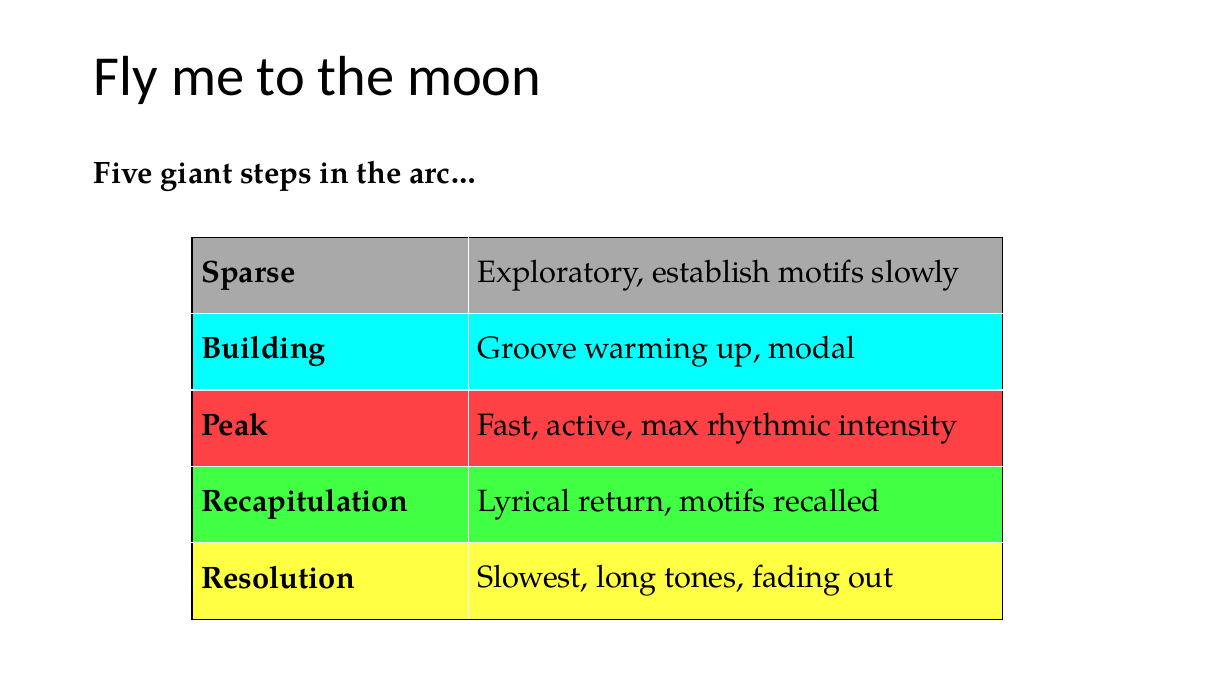
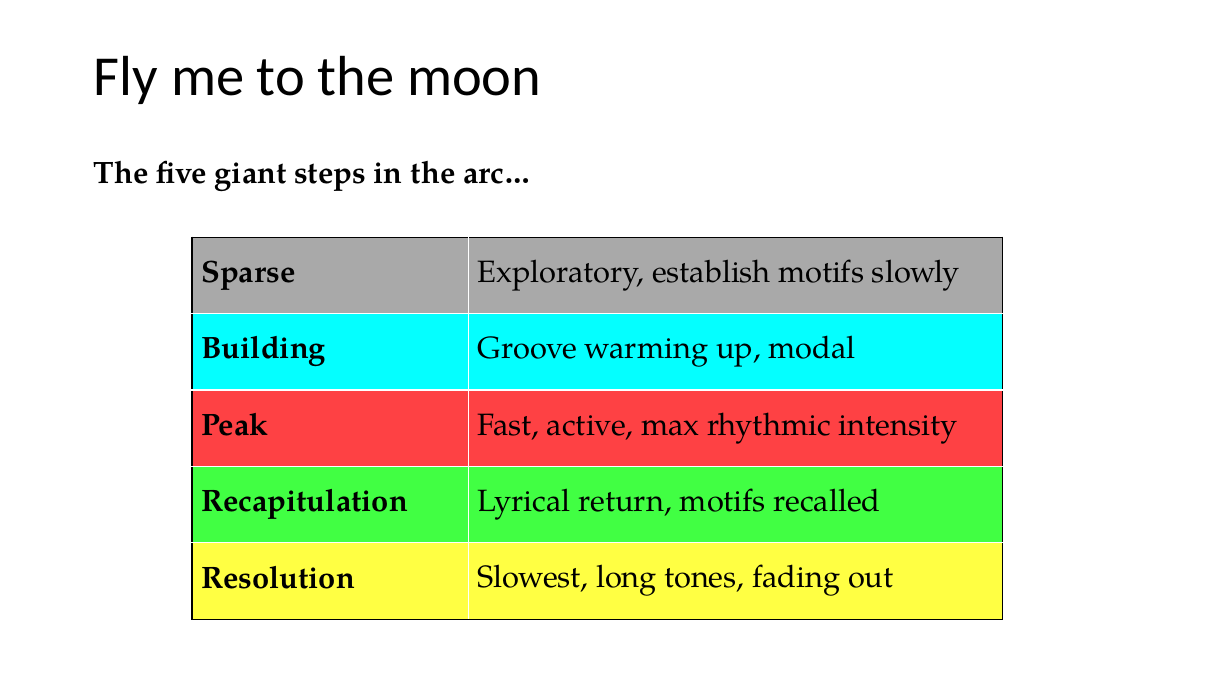
Before and after one commit to davidderoure/wolfson, a slide deck: slide 4 of docs/wolfson.pptx. Drawn at 1232x693 pixels with LibreOffice and Linux fonts; fonts in the diff are those of the drawing. Boxes give left, top, right and bottom in pixels: in the first picture for what was removed or moved away, otherwise in the second. Text is boxed around its words. In the diff, an @@ line names an element or a change of style, - is before the commit and + after.

```diff
--- a/docs/wolfson.pptx
+++ b/docs/wolfson.pptx
@@ text at (x1=94, y1=160, x2=531, y2=192): text changed @@
-Five giant steps in the arc…
+The five giant steps in the arc…
```
Also in this commit, not shown: 8 other slides changed, 2 other files.
